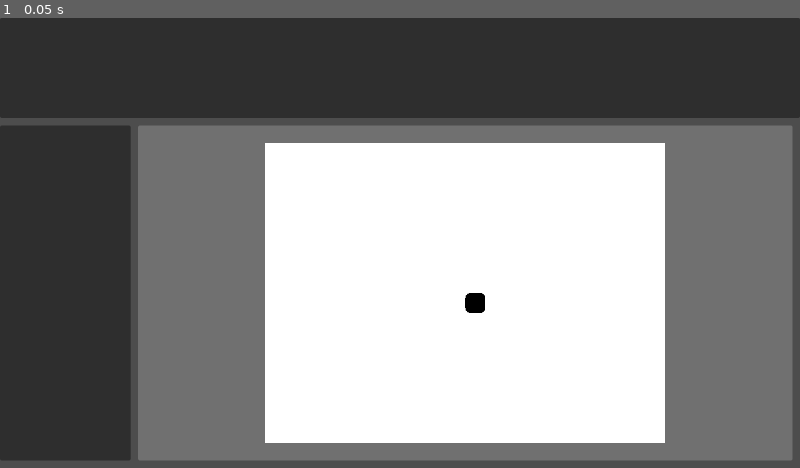
Above: before the commit, frame 1.
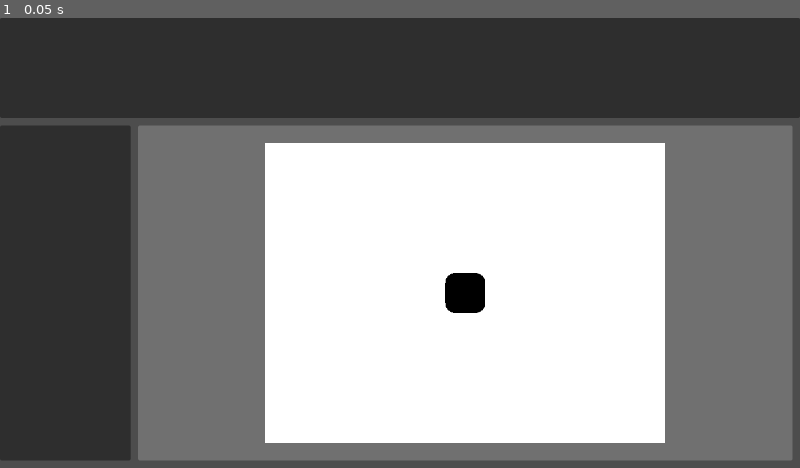
Above: after the commit, the same moment.

Repository: Roojigger/Redeck-Concord
Game: Godot game, scene res://Editor/Editor.tscn
Two runs of this game, one before a commit and one after it. Both use one fixed random seed, a clock stepped at 60 frames per second and the inputs below.
Inputs:
- Up to frame 1 (0.05 s): no input

The runs differ from the first frame. In frame 1, 0.3% of the frame differs, in the area x 55-61%, y 56-66%.
Error before the commit: Parse Error: Cannot find member "slide" in base "Document". (res://Editor/Control.gd:45)

Commit message:
got selection working

Diff:
--- a/Editor/BaseDefines.gd
+++ b/Editor/BaseDefines.gd
@@ -16,5 +16,15 @@
 class Slide:
 	var objects : Array[SlideObject]
 
+	func draw(root_node):
+		for object in objects:
+			object.draw(root_node)
+
+	func get_objects_reversed() -> Array[SlideObject]:
+		"""Returns all objects sorted by inverse z_index"""
+		var sorted = objects
+		sorted.sort_custom(func(a,b): return a.z_index < a.z_index)
+		return sorted
+
 class Deck:
 	var slides : Array[Slide]
--- a/Editor/Control.gd
+++ b/Editor/Control.gd
@@ -1,6 +1,8 @@
 extends Control
 
 @onready var slide_root: Node2D = $%"Slide Root"
+@onready var document: Control = $"/root/Editor"
+@onready var selection : SelectionManager = SelectionManager.new()
 
 var zoom: float = 1.0
 var min_zoom: float = 0.1
@@ -42,8 +44,8 @@
 func _try_select_at(screen_point: Vector2) -> void:
 	var local_point = slide_root.to_local(screen_point)
 	var hit: Editor.SlideObject = null
-	for obj in Document.slide.get_objects_reversed():
-		if obj.get_bounds_rect().has_point(local_point):
+	for obj in document.slide.get_objects_reversed():
+		if obj.rect.has_point(local_point):
 			hit = obj
 			break
 	if hit:
--- a/Editor/editor.gd
+++ b/Editor/editor.gd
@@ -1,18 +1,25 @@
-class_name Document
 extends Control
 
 var deck : Editor.Deck
 var slide_index : int = 0
 var slide : Editor.Slide:
-	get(): return deck.slides[slide_index]
+	get(): return deck.slides[slide_index] if (deck and slide_index < len(deck.slides)) else null
 	set(value): return
 
 
 # Called when the node enters the scene tree for the first time.
 func _ready() -> void:
-	var shp = Shape.new()
-	shp.shape = Shape.Shapes.rounded_rect
-	shp.draw(get_node("%Slide Root"))
+	if not deck:
+		deck = Editor.Deck.new()
+		deck.slides = [Editor.Slide.new()]
+
+		var rrect = Shape.new()
+		rrect.shape = Shape.Shapes.rounded_rect
+		rrect.rect = Rect2i(-32,-32,64,64)
+
+		slide.objects.append(rrect)
+
+		slide.draw(%"Slide Root")
 
 
 # Called every frame. 'delta' is the elapsed time since the previous frame.
